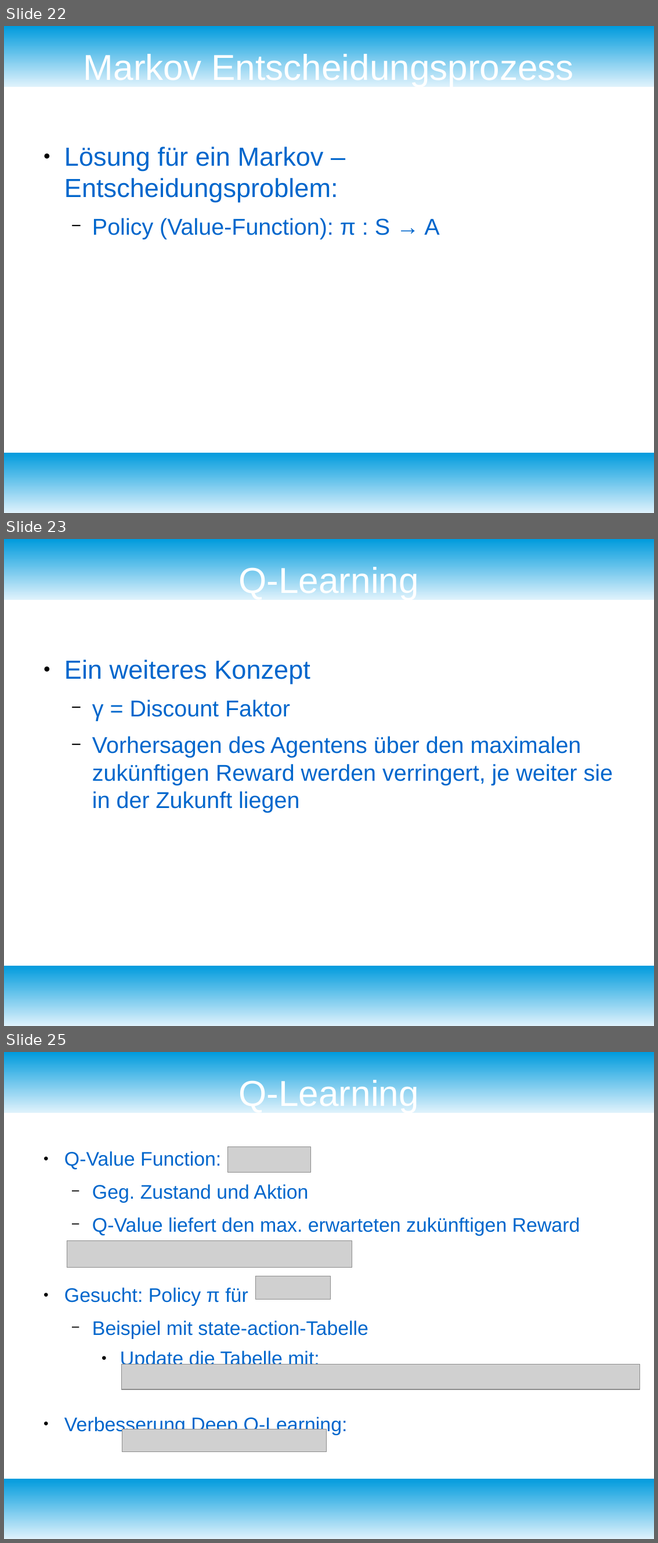
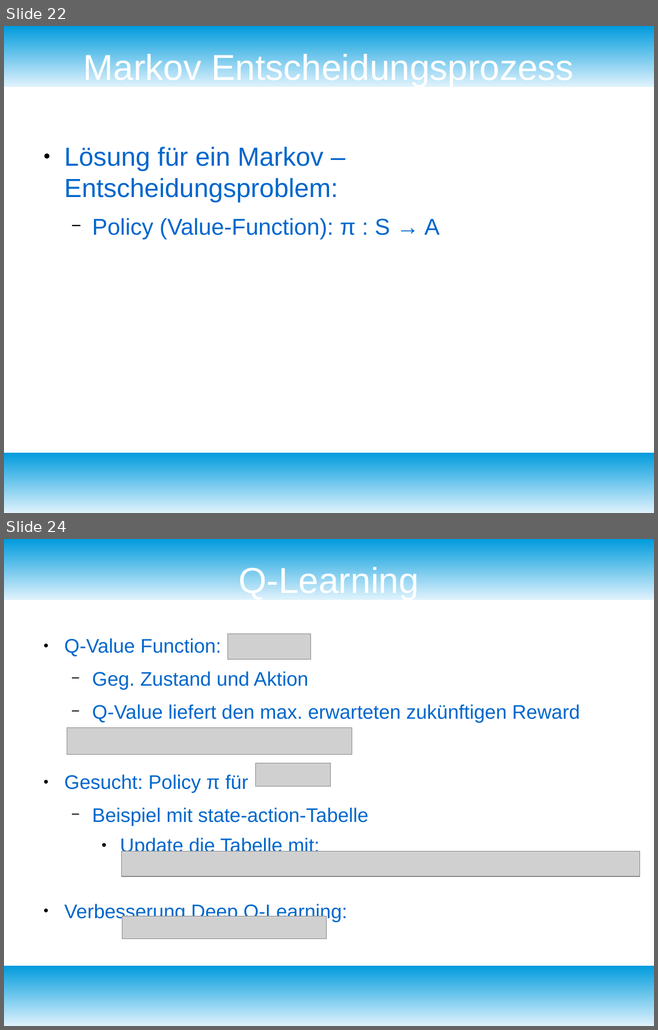
Before and after one commit to fnehmer/haw-is-assignment, a slide deck: Präsentation/is_praesentation.odp. Shown one above the other, each under a label of ours: slides 22, 23 and 25 before the commit, slides 22 and 24 after it; the slides between them are not shown. The pictures are 658x1543 and 658x1030 pixels, drawn with LibreOffice and Linux fonts; fonts in the diff are those of the drawing; grey boxes stand for pictures; background and template pictures are left out. Boxes give left, top, right and bottom in pixels: in the first picture for what was removed or moved away, otherwise in the second. Text is boxed around its words. In the diff, an @@ line names an element or a change of style, - is before the commit and + after.

```diff
--- a/Präsentation/is_praesentation.odp
+++ b/Präsentation/is_praesentation.odp
@@ slide 23 removed at [4, 539, 654, 1026], background #FFFFFF; not listed: 2 template elements that a slide beside it also shows @@
@@ title removed at [238, 565, 418, 600] @@
-Q-Learning
@@ text removed at [64, 660, 612, 813] @@
-● Ein weiteres Konzept
-  − γ = Discount Faktor
-  − Vorhersagen des Agentens über den maximalen zukünftigen Reward werden verringert, je weiter sie in der Zukunft liegen
@@ what was slide 25 is now slide 24 @@
```
Also in this commit, not shown: 4 slides changed, 6 slides added, 17 other files.
